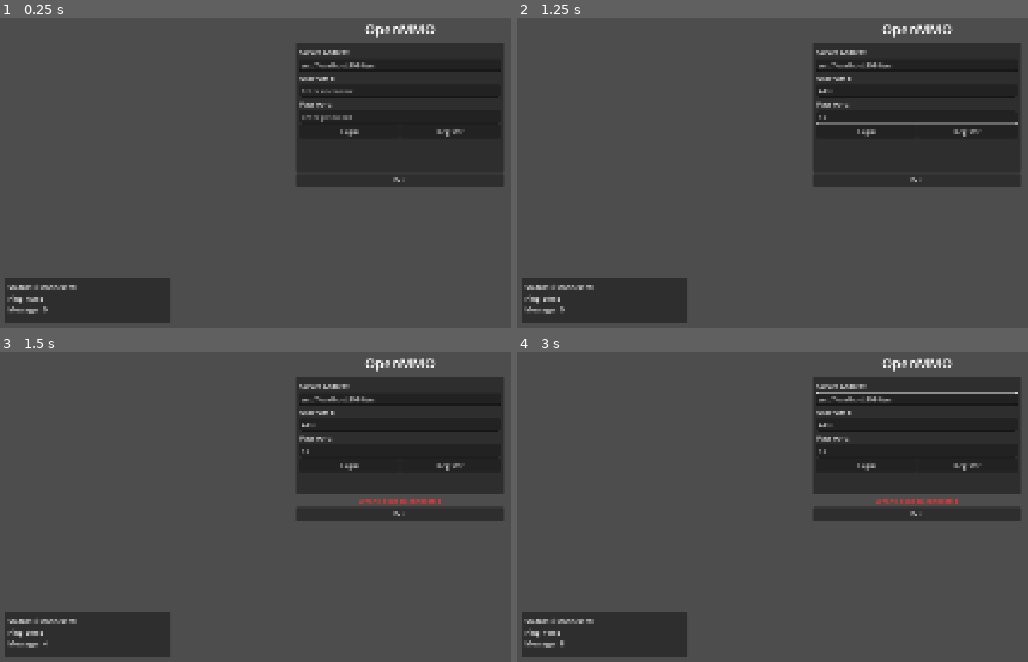
Above: before the commit, frames 1-4 (two rows, left to right).
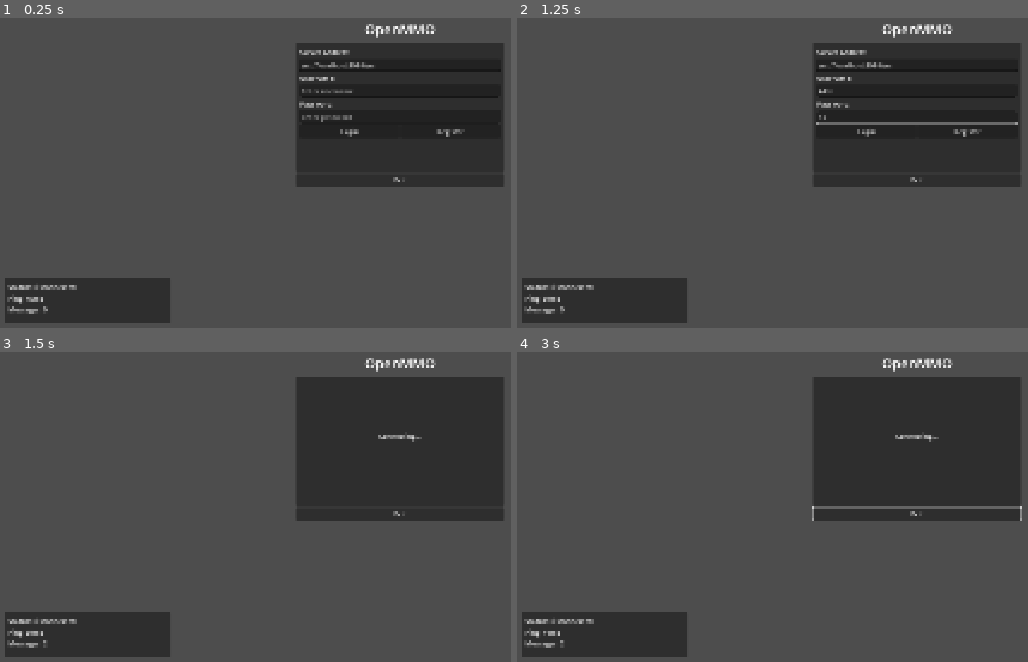
Above: after the commit, the same moments.

Repository: endrawes0/OpenMMO
Game: Godot game, scene res://scenes/Main.tscn
Same seed, same stepped clock (60 frames per second), same inputs: the game is played once before the commit and once after it.
Inputs (mouse positions are in pixels of both pictures, inside the frame that each line leads up to):
- Up to frame 1 (0.25 s): no input
- Up to frame 2 (1.25 s): click (915, 92) at 0.52 s; type "Alex" at 0.6 s; click (915, 117) at 0.75 s; type "12" at 0.83 s
- Up to frame 3 (1.5 s): click "Login" at 1.25 s
- Up to frame 4 (3 s): click (966, 466) at 2 s, where only the run before the commit has a clickable "Register"; tap Enter at 2.75 s; move the mouse to (outside the picture) at 2.77 s; hold D from 2.78 s (still down); tap Tab at 2.85 s; click (outside the picture) at 2.92 s

Frames 1-2 are identical in both runs. In frame 3, 2.2% of the frame differs, in the area x 8-99%, y 10-96%; in frame 4, 2.9%, in the area x 8-99%, y 10-95%.

Commit message:
Fix login/registration workflow issues
- Fix case sensitivity issue in character class validation by normalizing to lowercase
- Fix CharacterListRequest JSON parsing by converting unit struct to proper struct
- Fix character selection screen being skipped by removing immediate transition after auth
- Fix character list not refreshing after creation by reordering operations
- Update client to send correct CharacterListRequest format with request field

These changes resolve the core login/registration flow issues where:
1. Character creation failed due to case mismatch between client and server
2. Character list requests failed to parse on server
3. Character selection was bypassed when no characters existed
4. Created characters didn't appear in selection screen until re-login

Diff:
--- a/client/scripts/Main.gd
+++ b/client/scripts/Main.gd
@@ -362,7 +362,6 @@
 func _on_auth_successful(auth_data: Dictionary):
 	_cleanup_timers()
 	network_debug.add_message("Authentication successful")
-	ui_state_manager.go_to_character_select()
 
 	# Request character list
 	client_networking.request_character_list()
@@ -378,19 +377,17 @@
 	network_debug.add_message("Received " + str(characters.size()) + " characters")
 	ui_state_manager.set_available_characters(characters)
 
-	if characters.is_empty():
-		# No characters, go to character creation
-		ui_state_manager.go_to_character_create()
-	else:
-		# Characters available, stay in character select
-		ui_state_manager.go_to_character_select()
+	# Always go to character select state first
+	ui_state_manager.go_to_character_select()
 
 func _on_character_created(character_data: Dictionary):
 	network_debug.add_message("Character created: " + character_data.get("name", "Unknown"))
+
+	# Refresh character list first
+	client_networking.request_character_list()
+
+	# Then go to character select state (which will populate the list when response arrives)
 	ui_state_manager.go_to_character_select()
-
-	# Refresh character list
-	client_networking.request_character_list()
 
 func _on_character_selected(character_data: Dictionary):
 	network_debug.add_message("Character selected: " + character_data.get("name", "Unknown"))
--- a/client/src/networking/client_networking.gd
+++ b/client/src/networking/client_networking.gd
@@ -226,7 +226,9 @@
 # Character management methods
 func request_character_list() -> Error:
 	var request = {
-		"CharacterListRequest": {}
+		"CharacterListRequest": {
+			"request": true
+		}
 	}
 	return send_message(request)
 
Not shown, added: client/src/ui/ui_state_manager.gd.uid
Not shown, added: TESTING.md
Not shown, changed: server/src/accounts/service.rs
Not shown, changed: server/src/main.rs
Not shown, changed: server/src/network/messages.rs
